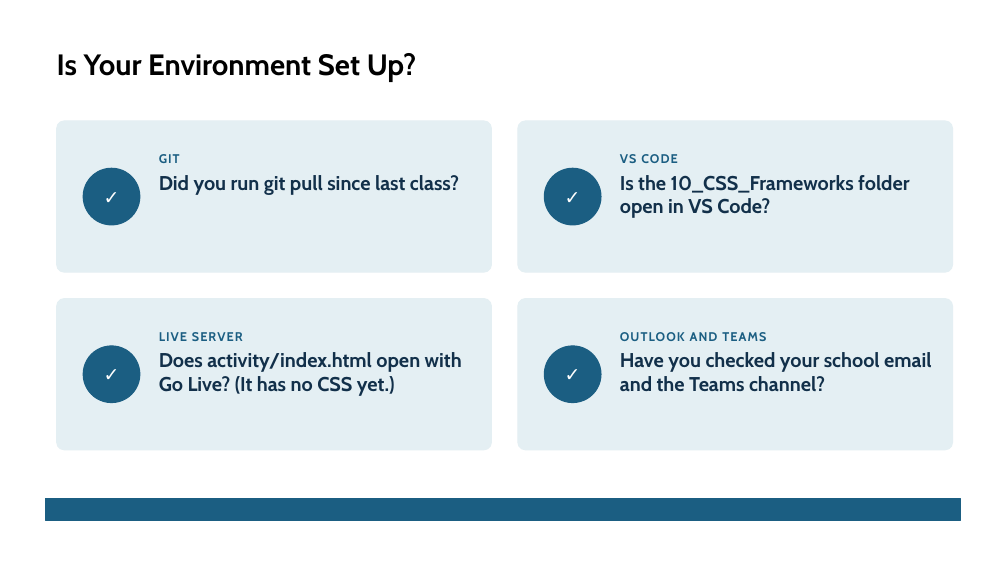
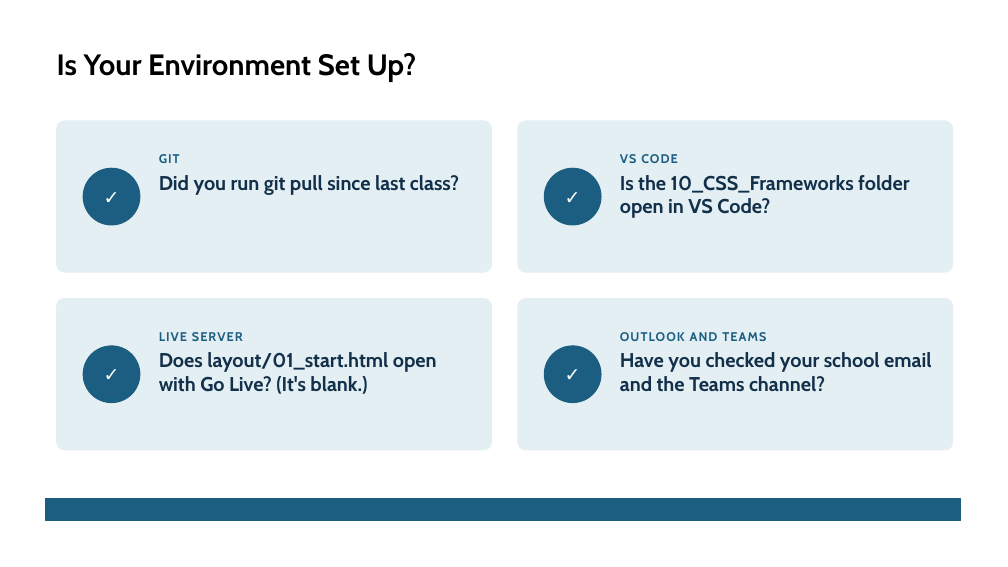
Before and after one commit to x97gfq/WEBD1000_Fall2026, a slide deck: slide 38 of 10_CSS_Frameworks/CSS_Frameworks_Bootstrap.pptx. Drawn at 1008x567 pixels with LibreOffice and Linux fonts; fonts in the diff are those of the drawing. Boxes give left, top, right and bottom in pixels: in the first picture for what was removed or moved away, otherwise in the second. Text is boxed around its words. In the diff, an @@ line names an element or a change of style, - is before the commit and + after.

```diff
--- a/10_CSS_Frameworks/CSS_Frameworks_Bootstrap.pptx
+++ b/10_CSS_Frameworks/CSS_Frameworks_Bootstrap.pptx
@@ text at (159, 352, 437, 394): text changed @@
-Does activity/index.html open with Go Live? (It has no CSS yet.)
+Does layout/01_start.html open with Go Live? (It's blank.)
```
Also in this commit, not shown: 7 other slides changed, 8 slides added, 19 slides removed, 30 other files.
